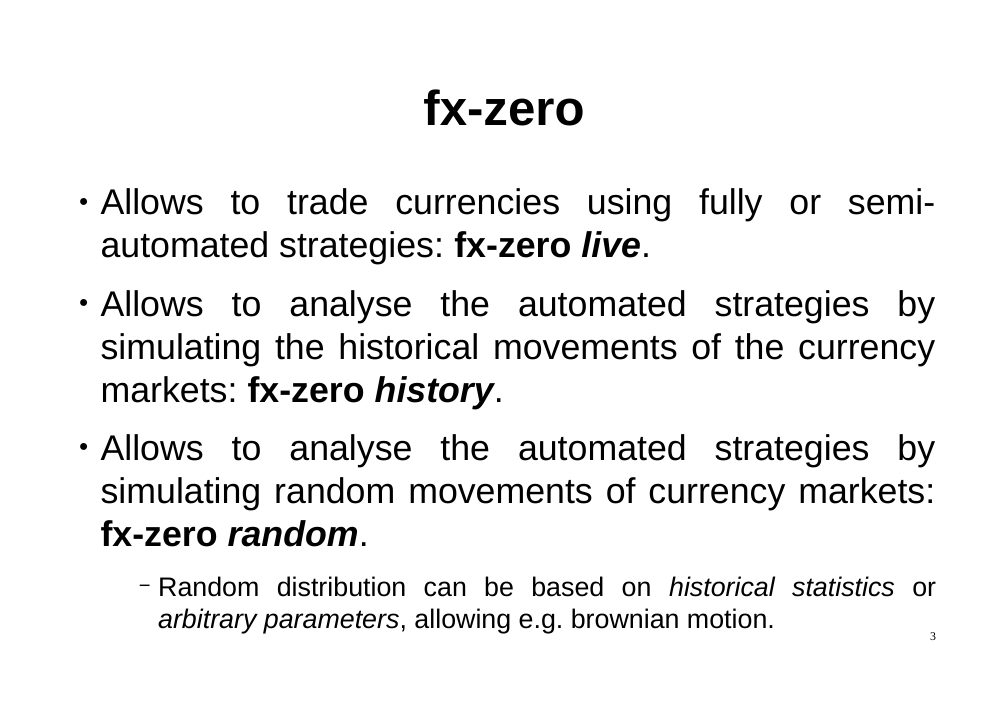
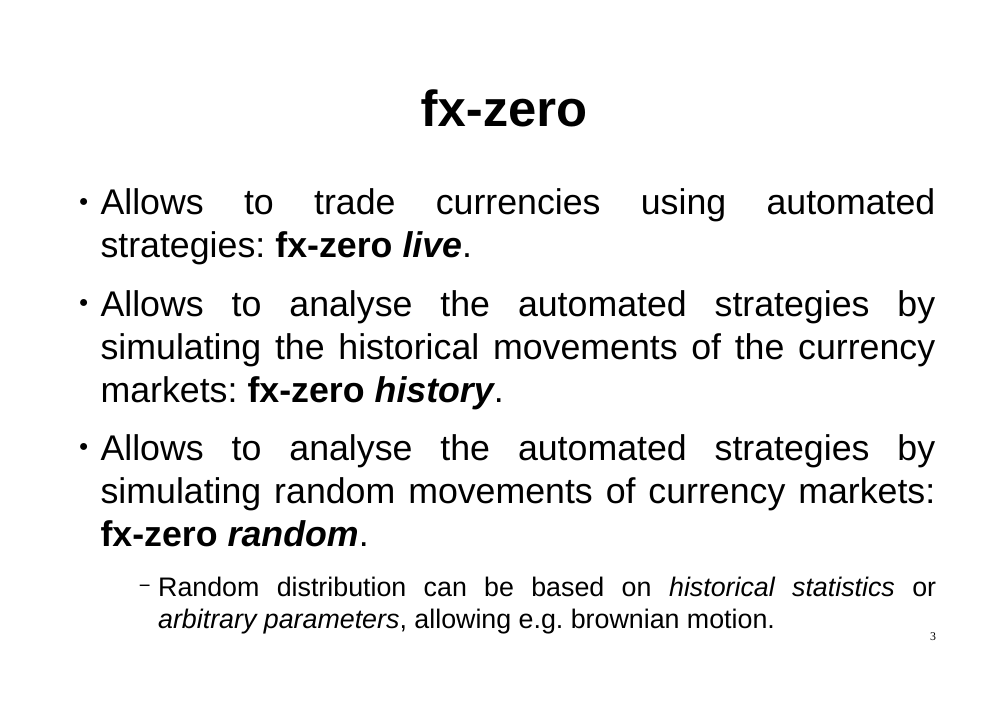
Before and after one commit to hsk81/fx-zero, a slide deck: slide 3 of doc/presentation/fx-zero.odp. Drawn at 1008x712 pixels with LibreOffice and Linux fonts; fonts in the diff are those of the drawing. Boxes give left, top, right and bottom in pixels: in the first picture for what was removed or moved away, otherwise in the second. Text is boxed around its words. In the diff, an @@ line names an element or a change of style, - is before the commit and + after.

```diff
--- a/doc/presentation/fx-zero.odp
+++ b/doc/presentation/fx-zero.odp
@@ title "fx-zero" at box(421, 89, 587, 127): size 58.1 to 60 pt @@
@@ text at box(101, 188, 601, 264): text changed @@
-● Allows to trade currencies using fully or semi-automated strategies: fx-zero live.
+● Allows to trade currencies using automated strategies: fx-zero live.
```
Also in this commit, not shown: 10 other slides changed, 3 slides added, 1 slide removed, 8 other files.
